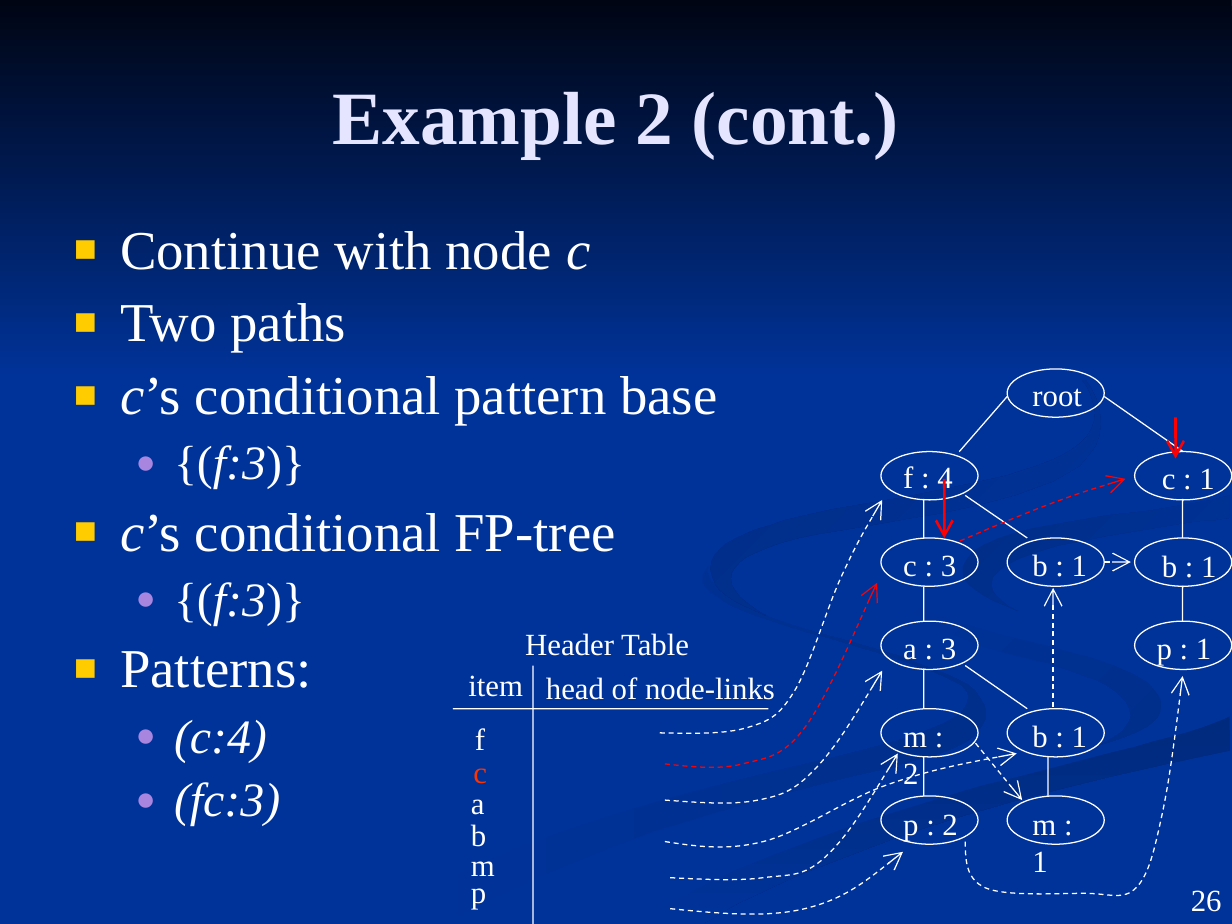
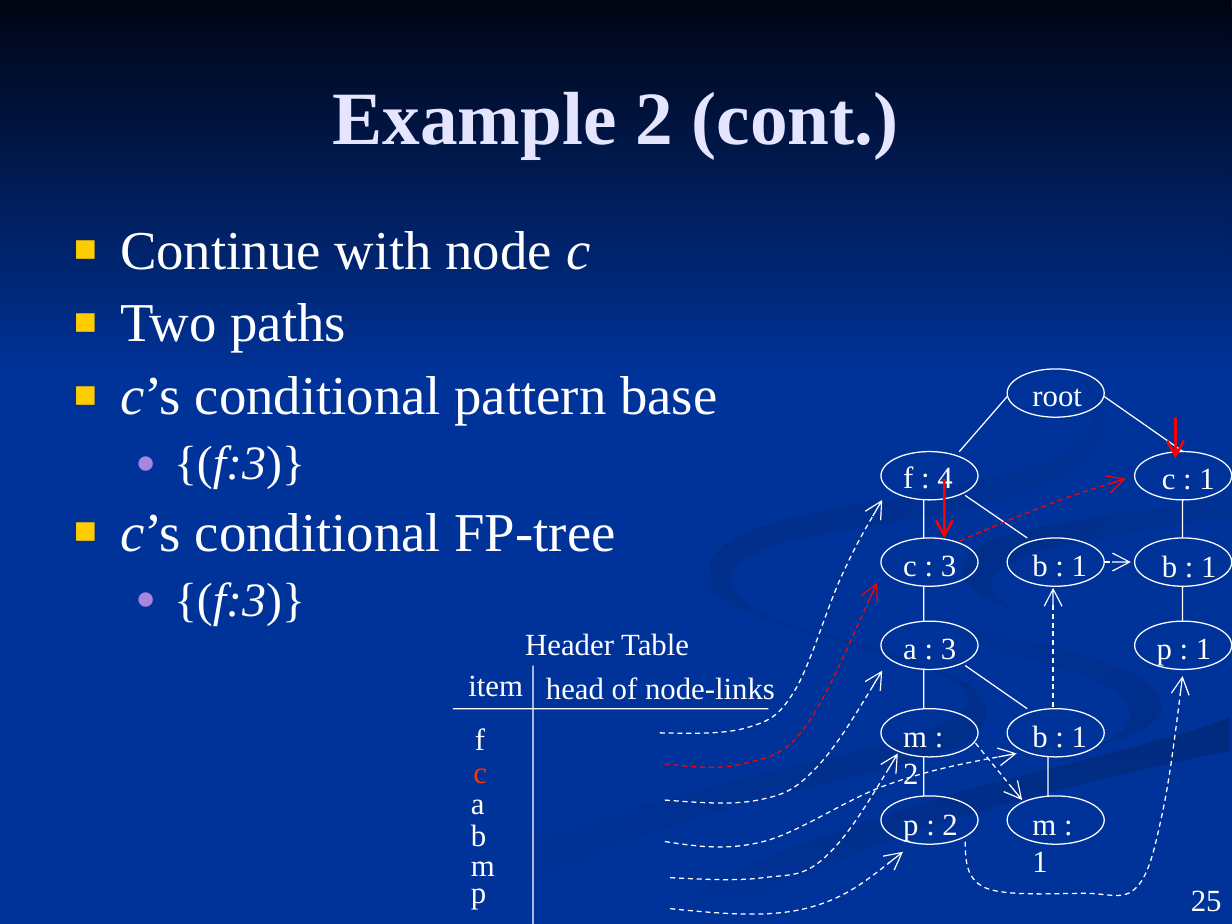
Before and after one commit to dannywassouf/the-second-year, a slide deck: slide 25 of fp- Growth Tree.ppt (slide 26 before the commit). Drawn at 1232x924 pixels with LibreOffice and Linux fonts; fonts in the diff are those of the drawing. Boxes give left, top, right and bottom in pixels: in the first picture for what was removed or moved away, otherwise in the second. Text is boxed around its words. In the diff, an @@ line names an element or a change of style, - is before the commit and + after.

```diff
--- a/fp- Growth Tree.ppt
+++ b/fp- Growth Tree.ppt
@@ text at [120,651,311,826]: paragraphs removed @@
-■ Patterns:
-  ● (c:4)
-  ● (fc:3)
@@ page number at [1191,890,1222,912]: text changed @@
-26
+25
```
Also in this commit, not shown: 5 other slides changed, 1 slide removed.
